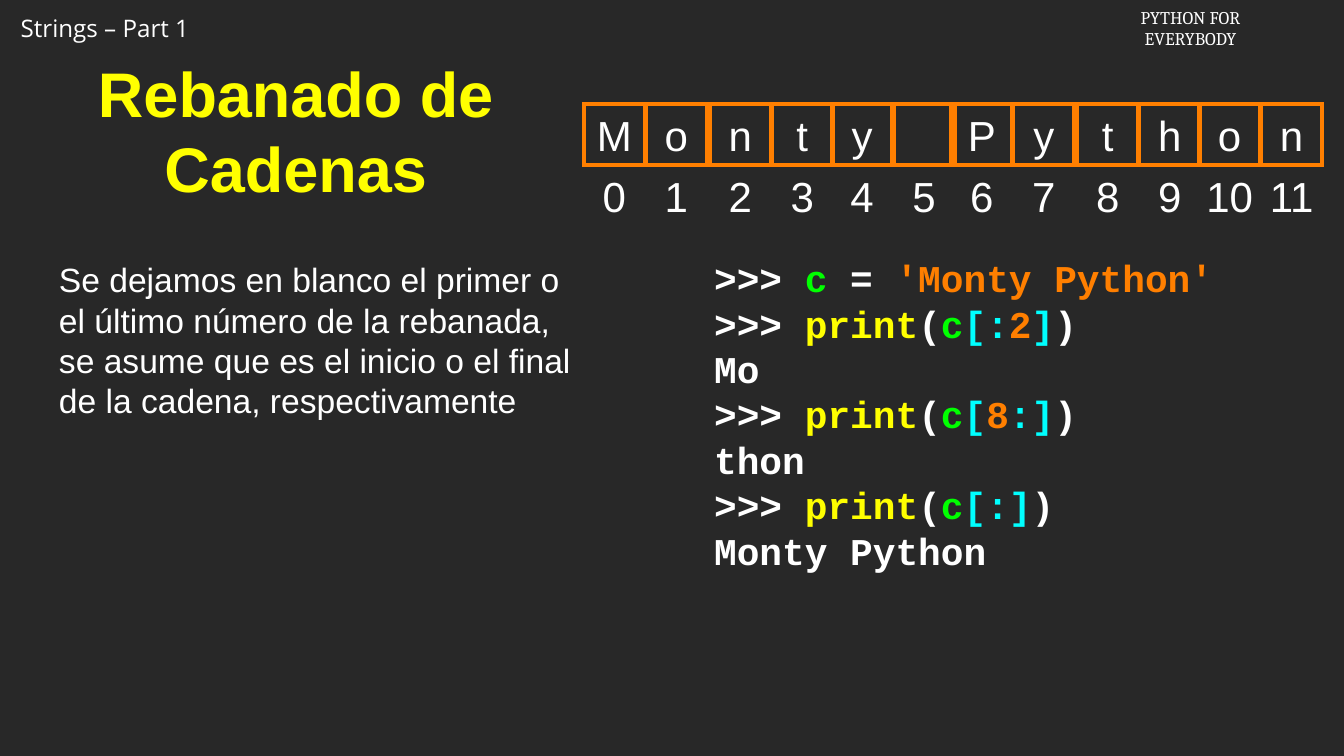
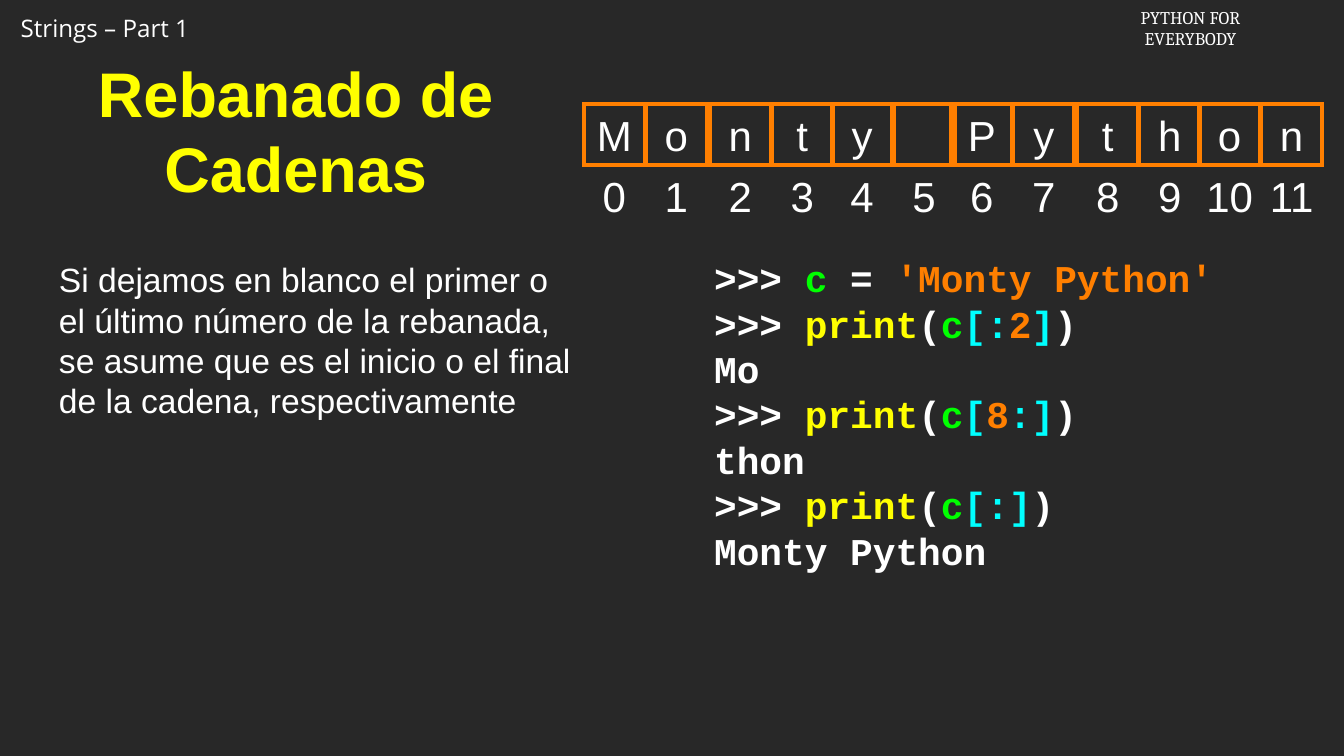
Before and after one commit to csev/py4e, a slide deck: slide 16 of ai/6.1.pptx. Drawn at 1344x756 pixels with LibreOffice and Linux fonts; fonts in the diff are those of the drawing; background and template pictures are left out. Boxes give left, top, right and bottom in pixels: in the first picture for what was removed or moved away, otherwise in the second. Text is boxed around its words. In the diff, an @@ line names an element or a change of style, - is before the commit and + after.

Commit message:
Fix typo in ai/6.1 slide

```diff
--- a/ai/6.1.pptx
+++ b/ai/6.1.pptx
@@ text at [59,267,571,420]: text changed @@
-Se dejamos en blanco el primer o el último número de la rebanada, se asume que es el inicio o el final de la cadena, respectivamente
+Si dejamos en blanco el primer o el último número de la rebanada, se asume que es el inicio o el final de la cadena, respectivamente
```
